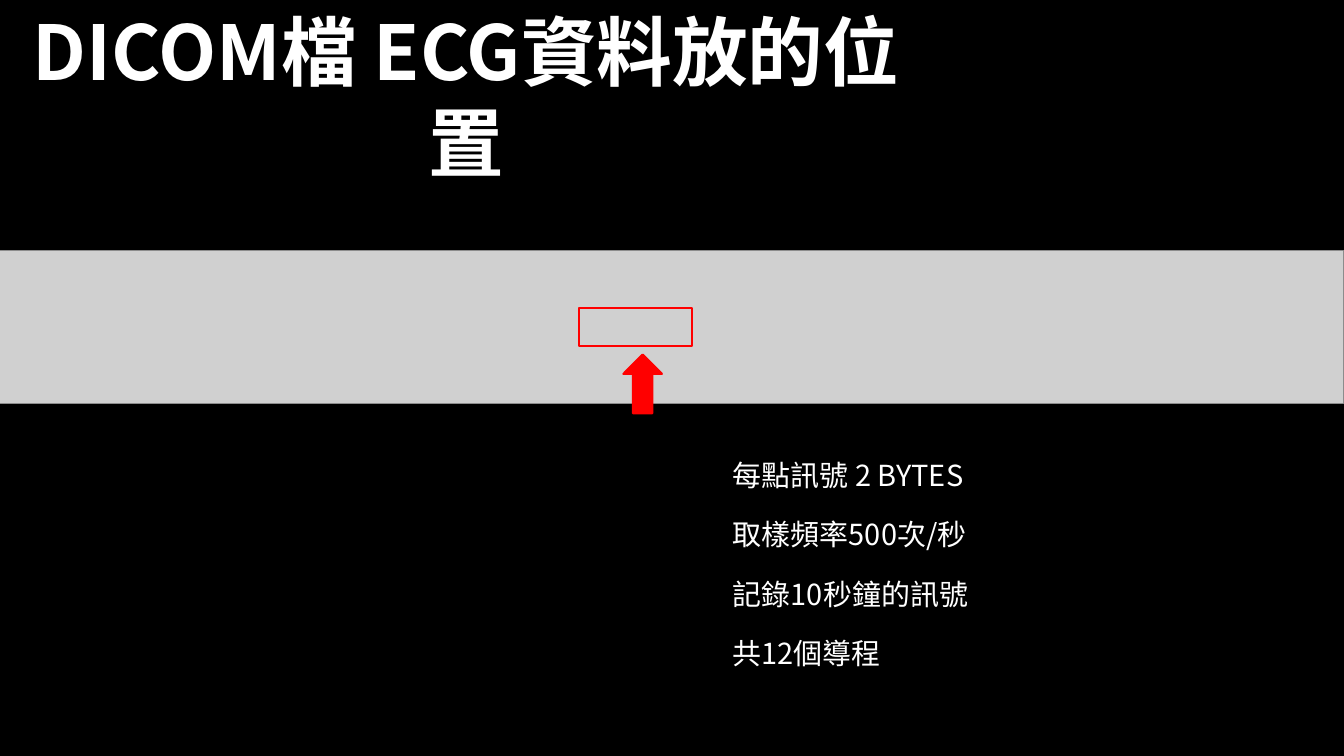
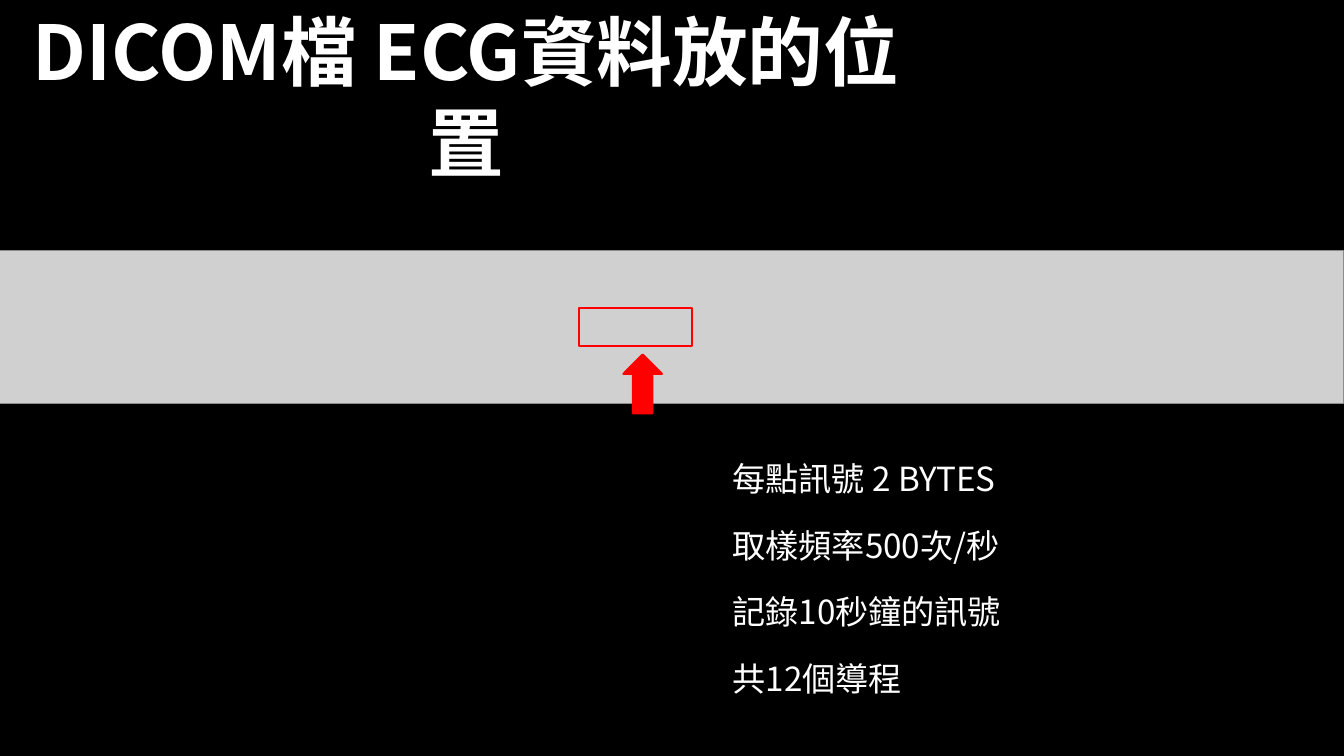
Before and after one commit to mos2718/20190523SSO, a slide deck: slide 11 of PPT/DICOM RT and ECG.pptx (slide 3 before the commit). Drawn at 1344x756 pixels with LibreOffice and Linux fonts; fonts in the diff are those of the drawing; grey boxes stand for pictures; background and template pictures are left out. Boxes give left, top, right and bottom in pixels: in the first picture for what was removed or moved away, otherwise in the second. Text is boxed around its words. In the diff, an @@ line names an element or a change of style, - is before the commit and + after.

```diff
--- a/PPT/DICOM RT and ECG.pptx
+++ b/PPT/DICOM RT and ECG.pptx
@@ subtitle "每點訊號 2 bytes" at (733, 463, 1001, 694): size 25.9 to 29.6 pt @@
```
Also in this commit, not shown: 2 other slides changed, 8 slides added, 2 other files.
